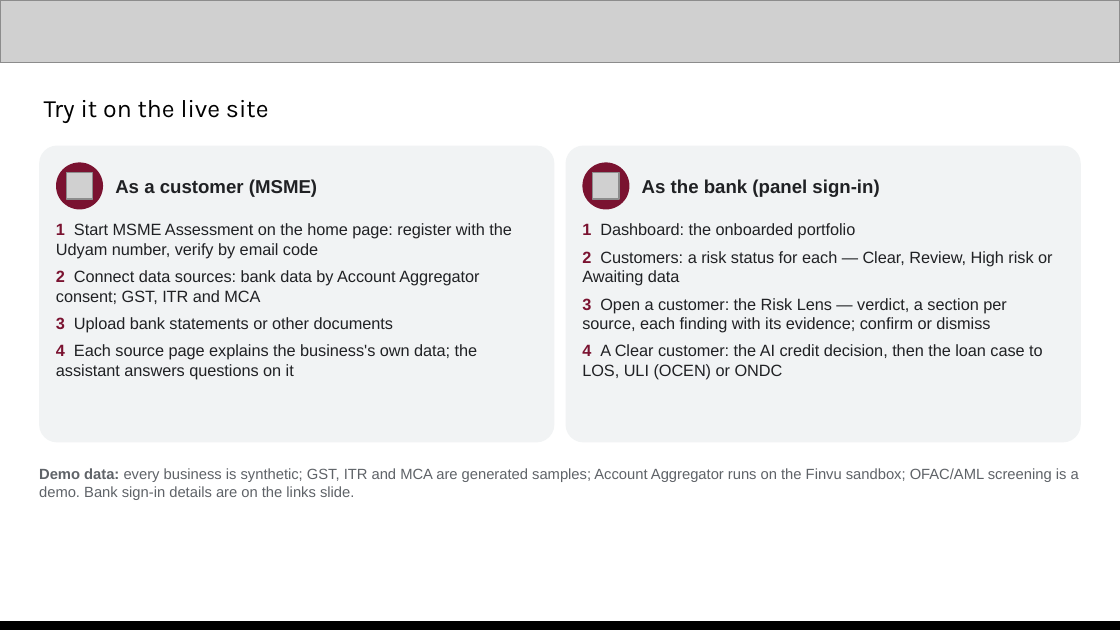
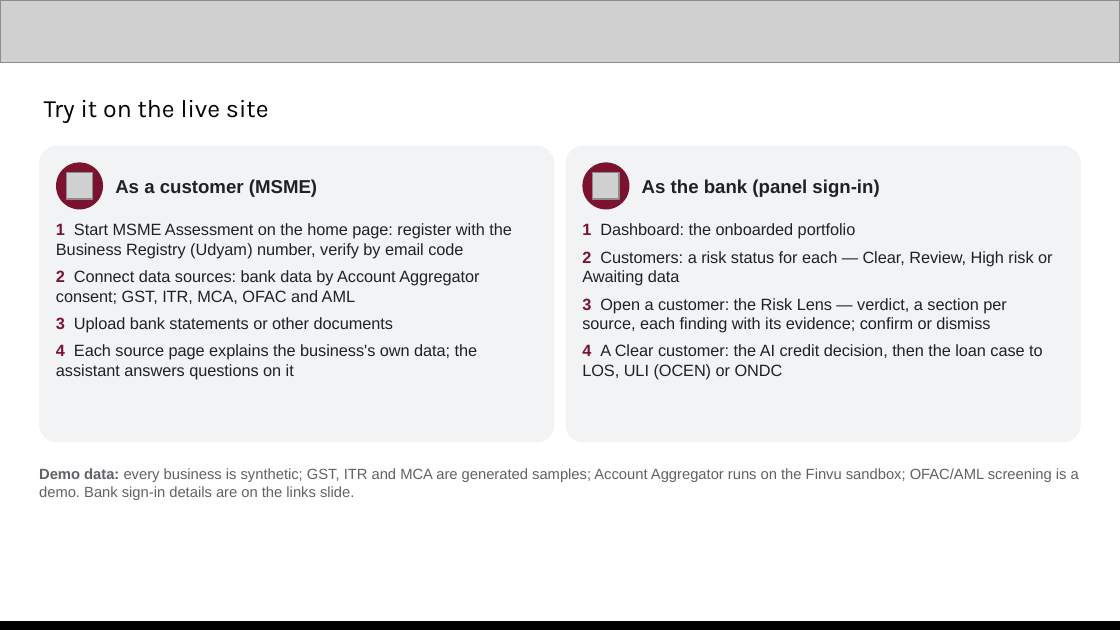
Before and after one commit to abhinavmukwane/FinRiskLensAI-RAG-V2, a slide deck: slide 23 of Doc/FinRiskLens_AI_Builder_Cup_2026.pptx (slide 20 before the commit). Drawn at 1120x630 pixels with LibreOffice and Linux fonts; fonts in the diff are those of the drawing; grey boxes stand for pictures. Boxes give left, top, right and bottom in pixels: in the first picture for what was removed or moved away, otherwise in the second. Text is boxed around its words. In the diff, an @@ line names an element or a change of style, - is before the commit and + after.

```diff
--- a/Doc/FinRiskLens_AI_Builder_Cup_2026.pptx
+++ b/Doc/FinRiskLens_AI_Builder_Cup_2026.pptx
@@ text at box(56, 223, 512, 304): text changed @@
-1 Start MSME Assessment on the home page: register with the Udyam number, verify by email code
-2 Connect data sources: bank data by Account Aggregator consent; GST, ITR and MCA
+1 Start MSME Assessment on the home page: register with the Business Registry (Udyam) number, verify by email code
+2 Connect data sources: bank data by Account Aggregator consent; GST, ITR, MCA, OFAC and AML
```
Also in this commit, not shown: 15 other slides changed, 3 slides added, 2 other files.
